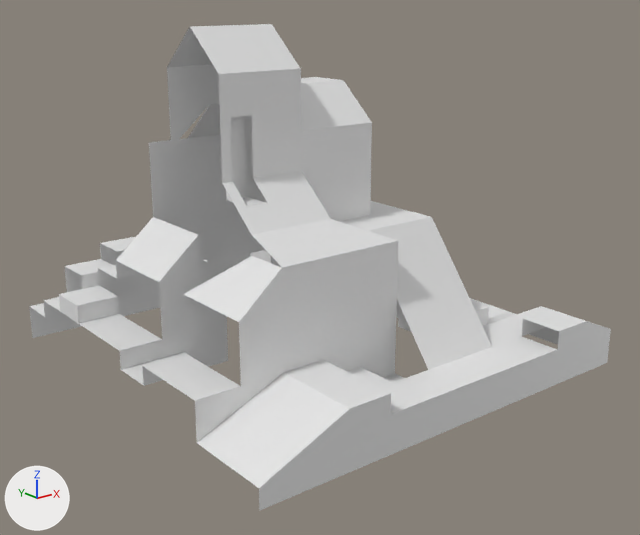
What one commit did to the Blender file client/models/maps/map027.blend.
Rendered twice from a 50 mm lens placed at (-2.07, -3.05, 2.23), pointed at (1.37, 1.25, 0.52). The lights are fixed; the arrows at lower left show +X, +Y and +Z.

Names of what the first picture shows: 'map027'.
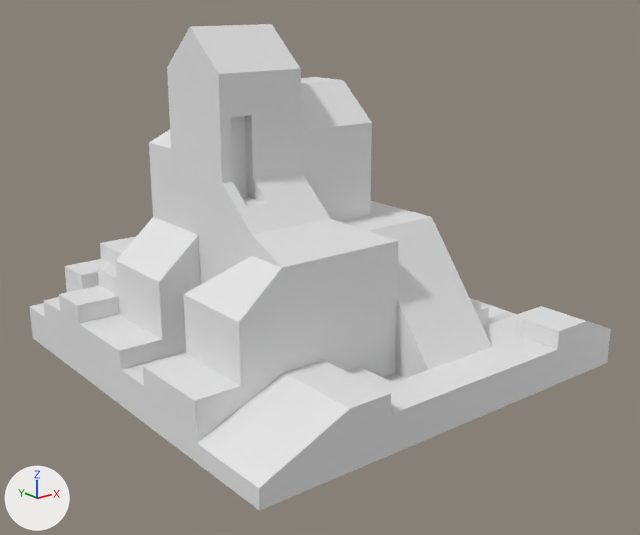
The change in detail:
me_map027 is used by ob_map027; location (0.0, 0.0, 0.0); scale (0.01, 0.01, 0.01).
me_map027 had 1848 vertices, 616 faces and spanned x 0.0..280.0, y 0.0..280.0, z -12.0..204.0.
me_map027 now has 2274 vertices, 758 faces and spans x 0.0..280.0, y 0.0..280.0, z -12.0..204.0.
me_map027 part 1: the loose piece of 3 vertices spanning x 112.0, y 28.0..56.0, z 0.0..12.0 is copied, and the copy is moved by (28.0, 0.0, 0.0); it spans x 140.0, y 28.0..56.0, z 0.0..12.0.
me_map027 part 2: 408 vertices added at x 0.0..168.0, y 0.0..280.0, z -12.0..204.0.
me_map027 part 3: 6 vertices added at x 140.0, y 28.0..56.0, z 0.0..48.0.

Location of each change, [x1, y1, x2, y2] in pixels of the pictures (640 x 535 px):
part 1 of me_map027, added: after [395, 355, 414, 378]
part 2 of me_map027, added: after [29, 25, 306, 511]
part 3 of me_map027, added: after [395, 300, 464, 385]
